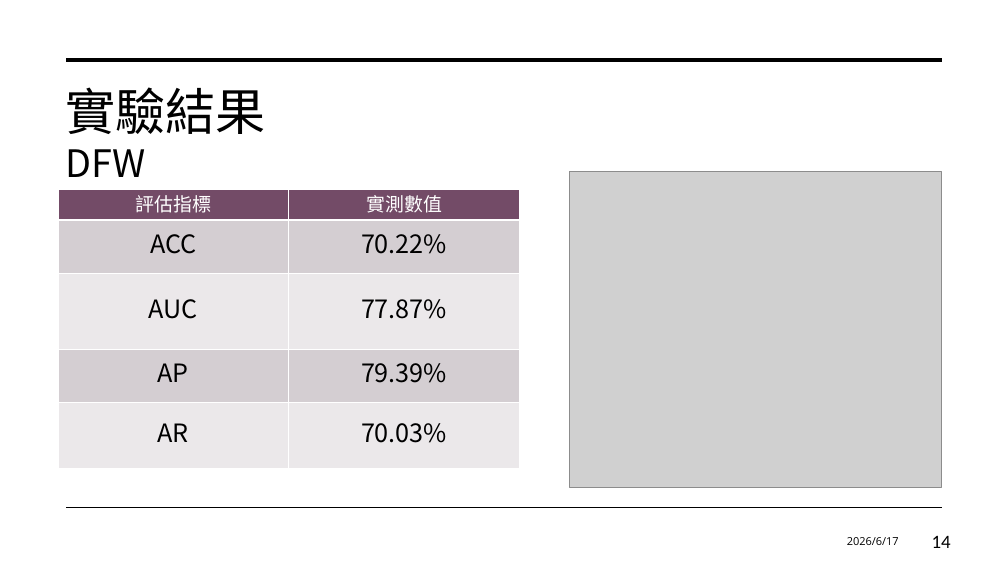
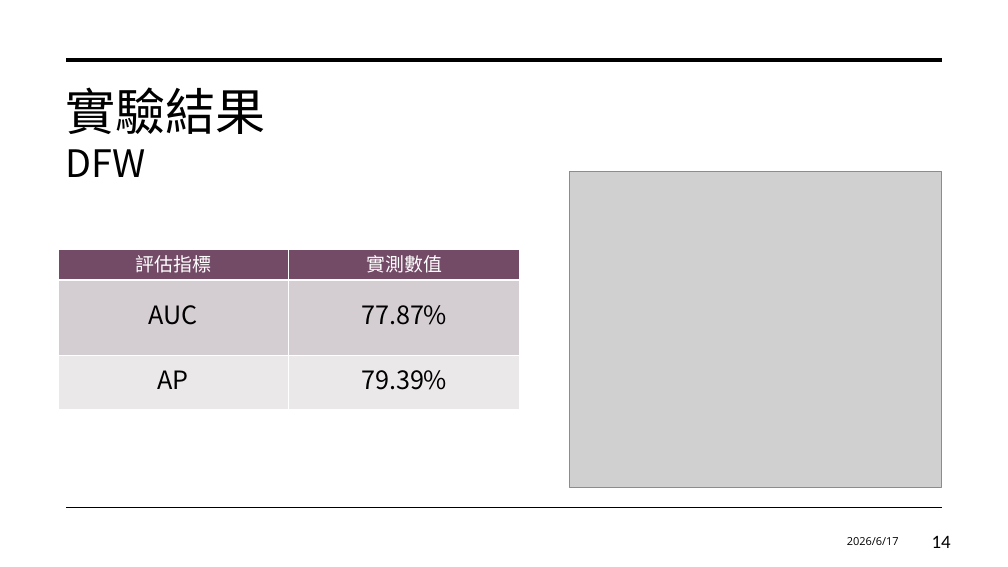
Before and after one commit to 0071ht/Special-topic-implementation, a slide deck: slide 14 of 專題報告.pptx. Drawn at 1008x567 pixels with LibreOffice and Linux fonts; fonts in the diff are those of the drawing; grey boxes stand for pictures. Boxes give left, top, right and bottom in pixels: in the first picture for what was removed or moved away, otherwise in the second. Text is boxed around its words. In the diff, an @@ line names an element or a change of style, - is before the commit and + after.

```diff
--- a/專題報告.pptx
+++ b/專題報告.pptx
@@ table at (x1=58, y1=250, x2=520, y2=498) @@
-row 2: ACC | 70.22%
-row 5: AR | 70.03%
@@ table resized from (x1=58, y1=190, x2=520, y2=447) to (x1=58, y1=250, x2=520, y2=498) @@
```
Also in this commit, not shown: 2 other slides changed.
